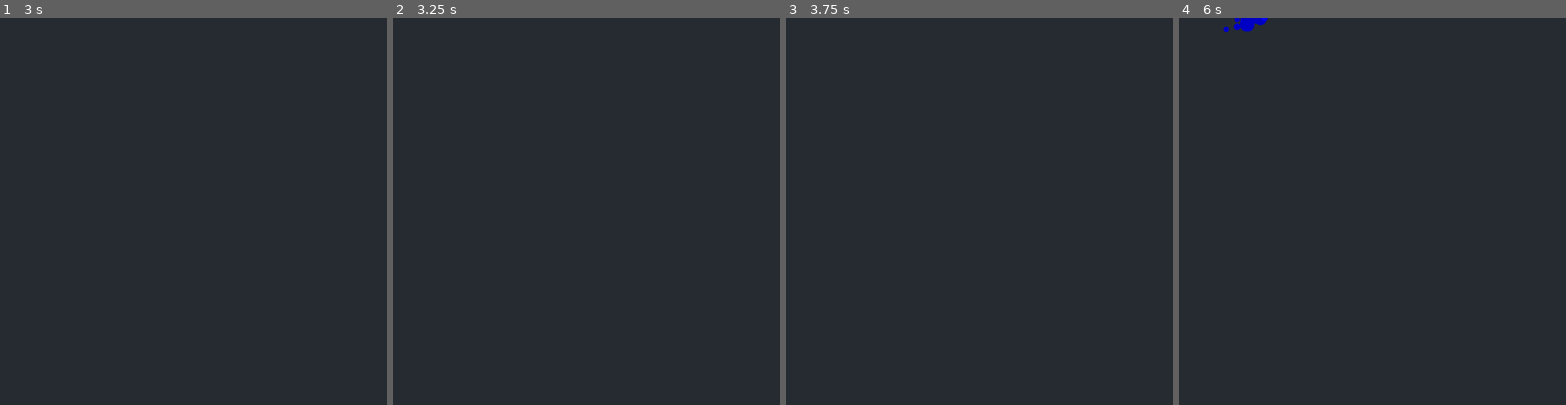
Above: before the commit, frames 1-4 (left to right).
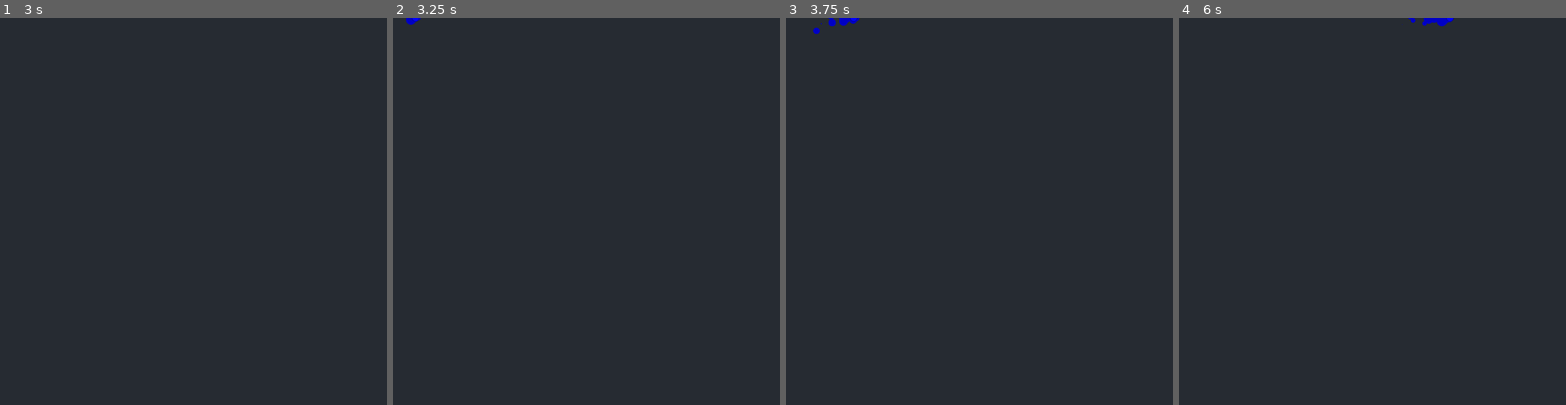
Above: after the commit, the same moments.

Repository: HephaistosForge/BlockyChaos
Game: Godot game, scene res://entities/bullet/bullet_spawner.tscn
Two runs of this game, one before a commit and one after it. Both use one fixed random seed, a clock stepped at 60 frames per second and the inputs below. This scene is started directly instead of the project's main scene.
Inputs (mouse positions are in pixels of both pictures, inside the frame that each line leads up to):
- Up to frame 1 (3 s): tap Enter at 0.5, 2 s; move the mouse to (278, 192) at 0.52 s; hold D (right) 0.53-1.28 s; click (278, 192) at 0.67 s; tap Space at 1.25, 2.75 s; move the mouse to (116, 230) at 1.27 s; hold Escape (back_to_menu) 1.28-2.03 s; move the mouse to (232, 126) at 2.02 s; hold D (right) 2.03-2.78 s; move the mouse to (174, 288) at 2.77 s; hold W (up) from 2.78 s (still down); click (174, 288) at 2.92 s
- Up to frame 2 (3.25 s): keep holding W (up)
- Up to frame 3 (3.75 s): move the mouse to (1095, 269) at 3.52 s; release W (up) at 3.53 s; hold A (left) from 3.53 s (still down)
- Up to frame 4 (6 s): move the mouse to (1256, 153) at 4.27 s; move the mouse to (1391, 211) at 5.02 s; release A (left) at 5.03 s; hold Escape (back_to_menu) 5.03-5.78 s; click (1391, 211) at 5.17 s; move the mouse to (1314, 114) at 5.77 s; hold D (right) from 5.78 s (still down)

Frame 1 is identical in both runs. In frame 2, less than 0.1% of the frame differs, in the area x 3-8%, y 0-2%; in frame 3, 0.1%; in frame 4, 0.4%, in the area x 11-71%, y 0-4%.
Error in both runs: Attempt to call function 'local_player_type' in base 'null instance' on a null instance. (res://entities/bullet/bullet.gd:9)

Commit message:
Make bullets spawn from any direction

Diff:
--- a/entities/bullet/bullet.tscn
+++ b/entities/bullet/bullet.tscn
@@ -41,6 +41,5 @@
 
 [node name="bullet" parent="." instance=ExtResource("3_1fbpg")]
 z_index = -1
-position = Vector2(-4, 0)
 
 [connection signal="body_entered" from="." to="." method="_on_body_entered"]
--- a/entities/bullet/bullet_spawner.gd
+++ b/entities/bullet/bullet_spawner.gd
@@ -5,15 +5,22 @@
 
 @onready var world = get_tree().get_first_node_in_group("world")
 
+var wait_time = 4 + randf() * 4
+
 func _ready():
-	$Timer.wait_time = 4 + randf() * 4
+	$Timer.wait_time = randf_range(0, wait_time)
+	$Timer.start()
+	await $Timer.timeout
+	$Timer.wait_time = wait_time
+	$Timer.start()
 
 func _on_timer_timeout():
 	var bullet = bullet_scene.instantiate()
 	bullet.modulate = Color.RED if type == "red" else Color.BLUE
 	bullet.type = type
 	bullet.position = position
+	bullet.rotation = rotation
 	get_parent().add_child(bullet, true)
 	var tween = bullet.create_tween()
-	tween.tween_property(bullet, "position", $Target.global_position, 5)
+	tween.tween_property(bullet, "position", $Target.global_position, 6)
 	tween.tween_callback(bullet.queue_free)
--- a/entities/bullet/bullet_spawner.tscn
+++ b/entities/bullet/bullet_spawner.tscn
@@ -10,6 +10,6 @@
 autostart = true
 
 [node name="Target" type="Node2D" parent="."]
-position = Vector2(1100, 0)
+position = Vector2(1400, 0)
 
 [connection signal="timeout" from="Timer" to="." method="_on_timer_timeout"]
--- a/particle_effects/bullet/bullet.tres
+++ b/particle_effects/bullet/bullet.tres
@@ -1,7 +1,7 @@
 [gd_resource type="ParticleProcessMaterial" load_steps=3 format=3 uid="uid://dtgj8fteofd0n"]
 
 [sub_resource type="Curve" id="Curve_jch4w"]
-_data = [Vector2(0, 0.227437), 0.0, 0.0, 0, 0, Vector2(0.347201, 0.552347), 0.0, 0.0, 0, 0, Vector2(0.758699, 0.220217), 0.0, 0.0, 0, 0, Vector2(1, 0), 0.0, 0.0, 0, 0]
+_data = [Vector2(0, 0.3), 0.0, 0.0, 0, 0, Vector2(0.347201, 0.552347), 0.0, 0.0, 0, 0, Vector2(0.758699, 0.220217), 0.0, 0.0, 0, 0, Vector2(1, 0), 0.0, 0.0, 0, 0]
 point_count = 4
 
 [sub_resource type="CurveTexture" id="CurveTexture_54d5m"]
@@ -21,8 +21,8 @@
 linear_accel_min = 200.0
 linear_accel_max = 200.0
 radial_accel_max = 200.0
-scale_min = 3.0
-scale_max = 4.0
+scale_min = 2.0
+scale_max = 3.0
 scale_curve = SubResource("CurveTexture_54d5m")
 color = Color(0.694118, 0.47451, 0.772549, 1)
 hue_variation_min = 1.0
--- a/ui/difficulty_dialog/difficulty_button.gd
+++ b/ui/difficulty_dialog/difficulty_button.gd
@@ -15,27 +15,38 @@
 func _on_mouse_entered():
 	if scale != target_scale:
 		var tween = create_tween()
+		self.z_index = 10
 		tween.tween_property(self, "scale", target_scale, .1) \
 			.set_ease(Tween.EASE_OUT).set_trans(Tween.TRANS_CUBIC)
-		tween.parallel().tween_property(self, "modulate", Color(2, 2, 2, 1), .1) \
+		tween.parallel().tween_property(self, "modulate", Color(3, 3, 3, 1), .1) \
+			.set_ease(Tween.EASE_OUT).set_trans(Tween.TRANS_CUBIC)
+		tween.parallel().tween_property($Number, "modulate", Color(1, 1, 1, .3), .1) \
+			.set_ease(Tween.EASE_OUT).set_trans(Tween.TRANS_CUBIC)
+		tween.parallel().tween_property($Description, "modulate", Color(1, 1, 1, 1), .1) \
 			.set_ease(Tween.EASE_OUT).set_trans(Tween.TRANS_CUBIC)
 
 
 func _on_mouse_exited():
 	if scale != initial_scale:
 		var tween = create_tween()
+		self.z_index = 0
 		tween.tween_property(self, "scale", initial_scale, .1) \
 			.set_ease(Tween.EASE_OUT).set_trans(Tween.TRANS_CUBIC)
 		tween.parallel().tween_property(self, "modulate", Color.WHITE, .1) \
 			.set_ease(Tween.EASE_OUT).set_trans(Tween.TRANS_CUBIC)
+		tween.parallel().tween_property($Number, "modulate", Color(1, 1, 1, 1), .1) \
+			.set_ease(Tween.EASE_OUT).set_trans(Tween.TRANS_CUBIC)
+		tween.parallel().tween_property($Description, "modulate", Color(1, 1, 1, 0), .1) \
+			.set_ease(Tween.EASE_OUT).set_trans(Tween.TRANS_CUBIC)
 
-func set_difficulty(difficulty):
-	self.difficulty = difficulty
-	trap_label.text = str(difficulty.traps)
-	bullet_label.text = str(difficulty.bullets)
+func set_difficulty(_difficulty, index):
+	self.difficulty = _difficulty
+	trap_label.text = str(_difficulty.traps)
+	bullet_label.text = str(_difficulty.bullets)
+	$Number.text = str(index)
 
-	var trap_scale = sqrt(difficulty.traps / 10)
-	var bullet_scale = sqrt(difficulty.bullets / 2)
+	var trap_scale = sqrt(_difficulty.traps / 10)
+	var bullet_scale = sqrt(_difficulty.bullets / 2)
 
 	#trap_label.set("theme_override_font_sizes/font_size", 40 * trap_scale)
 	#bullet_label.set("theme_override_font_sizes/font_size", 40 * bullet_scale)
--- a/ui/difficulty_dialog/difficulty_button.tscn
+++ b/ui/difficulty_dialog/difficulty_button.tscn
@@ -1,49 +1,61 @@
-[gd_scene load_steps=4 format=3 uid="uid://dheyw2mpfn25m"]
+[gd_scene load_steps=5 format=3 uid="uid://dheyw2mpfn25m"]
 
+[ext_resource type="Theme" uid="uid://dp58tqgvn7o0e" path="res://world/default_theme.tres" id="1_880s1"]
 [ext_resource type="Script" path="res://ui/difficulty_dialog/difficulty_button.gd" id="1_fd3nu"]
 [ext_resource type="Texture2D" uid="uid://cr18jbgjf2df7" path="res://entities/trap/Sawblade.png" id="1_sfcea"]
 [ext_resource type="Texture2D" uid="uid://byack20pobxh3" path="res://entities/bullet/bullet.png" id="2_knjej"]
 
 [node name="DifficultyButton" type="PanelContainer" node_paths=PackedStringArray("trap_label", "trap_image", "bullet_label", "bullet_image")]
-offset_right = 143.0
-offset_bottom = 162.0
-pivot_offset = Vector2(74, 82)
+custom_minimum_size = Vector2(180, 0)
+offset_right = 180.0
+offset_bottom = 173.0
+pivot_offset = Vector2(96, 89)
 mouse_default_cursor_shape = 2
+theme = ExtResource("1_880s1")
 script = ExtResource("1_fd3nu")
-trap_label = NodePath("VBoxContainer/TrapContainer/MarginContainer/Label")
-trap_image = NodePath("VBoxContainer/TrapContainer/Image")
-bullet_label = NodePath("VBoxContainer/BulletContainer/MarginContainer2/Label")
-bullet_image = NodePath("VBoxContainer/BulletContainer/Image")
+trap_label = NodePath("Description/TrapContainer/MarginContainer/Label")
+trap_image = NodePath("Description/TrapContainer/Image")
+bullet_label = NodePath("Description/BulletContainer/MarginContainer2/Label")
+bullet_image = NodePath("Description/BulletContainer/Image")
 
-[node name="VBoxContainer" type="VBoxContainer" parent="."]
+[node name="Number" type="Label" parent="."]
+layout_mode = 2
+theme_override_font_sizes/font_size = 64
+text = "1"
+horizontal_alignment = 1
+vertical_alignment = 1
+
+[node name="Description" type="VBoxContainer" parent="."]
+modulate = Color(1, 1, 1, 0)
 layout_mode = 2
 mouse_filter = 2
+alignment = 1
 
-[node name="TrapContainer" type="HBoxContainer" parent="VBoxContainer"]
+[node name="TrapContainer" type="HBoxContainer" parent="Description"]
 layout_mode = 2
 theme_override_constants/separation = 0
 
-[node name="Image" type="TextureRect" parent="VBoxContainer/TrapContainer"]
+[node name="Image" type="TextureRect" parent="Description/TrapContainer"]
 modulate = Color(1, 0, 0, 1)
 custom_minimum_size = Vector2(100, 100)
 layout_mode = 2
 texture = ExtResource("1_sfcea")
 expand_mode = 1
 
-[node name="MarginContainer" type="MarginContainer" parent="VBoxContainer/TrapContainer"]
+[node name="MarginContainer" type="MarginContainer" parent="Description/TrapContainer"]
 layout_mode = 2
 theme_override_constants/margin_right = 20
 
-[node name="Label" type="Label" parent="VBoxContainer/TrapContainer/MarginContainer"]
+[node name="Label" type="Label" parent="Description/TrapContainer/MarginContainer"]
 layout_mode = 2
 theme_override_font_sizes/font_size = 40
 text = "8
 "
 
-[node name="BulletContainer" type="HBoxContainer" parent="VBoxContainer"]
+[node name="BulletContainer" type="HBoxContainer" parent="Description"]
 layout_mode = 2
 
-[node name="Image" type="TextureRect" parent="VBoxContainer/BulletContainer"]
+[node name="Image" type="TextureRect" parent="Description/BulletContainer"]
 modulate = Color(1, 0, 0, 1)
 custom_minimum_size = Vector2(32, 32)
 layout_mode = 2
@@ -53,11 +65,11 @@
 expand_mode = 1
 stretch_mode = 5
 
-[node name="MarginContainer2" type="MarginContainer" parent="VBoxContainer/BulletContainer"]
+[node name="MarginContainer2" type="MarginContainer" parent="Description/BulletContainer"]
 layout_mode = 2
 theme_override_constants/margin_right = 20
 
-[node name="Label" type="Label" parent="VBoxContainer/BulletContainer/MarginContainer2"]
+[node name="Label" type="Label" parent="Description/BulletContainer/MarginContainer2"]
 layout_mode = 2
 theme_override_font_sizes/font_size = 40
 text = "1"
--- a/ui/difficulty_dialog/difficulty_dialog.gd
+++ b/ui/difficulty_dialog/difficulty_dialog.gd
@@ -5,10 +5,10 @@
 @onready var main_menu = get_parent().get_node("Menu")
 
 class Difficulty:
-	func _init(traps, bullets, bullets_can_spawn_on_player_row=false):
-		self.traps = traps
-		self.bullets = bullets
-		self.bullets_can_spawn_on_player_row = bullets_can_spawn_on_player_row
+	func _init(_traps, _bullets, _bullets_can_spawn_on_player_row=false):
+		self.traps = _traps
+		self.bullets = _bullets
+		self.bullets_can_spawn_on_player_row = _bullets_can_spawn_on_player_row
 
 	var traps: int
 	var bullets: int
@@ -16,14 +16,18 @@
 
 
 var difficulty_button_scene = preload("res://ui/difficulty_dialog/difficulty_button.tscn")
-@export var difficulty_hbox_container: Node
+
+@export var difficulty_vbox_container: Node
 
 var difficulties = [
 	Difficulty.new(6, 0),
 	Difficulty.new(8, 1),
 	Difficulty.new(10, 2),
 	Difficulty.new(12, 3, true),
-	Difficulty.new(14, 4, true),
+	Difficulty.new(14, 5, true),
+	Difficulty.new(16, 7, true),
+	Difficulty.new(20, 10, true),
+	Difficulty.new(10, 20, true),
 ]
 
 func _difficulty_clicked(difficulty):
@@ -32,12 +36,16 @@
 
 
 func _ready():
-	if difficulty_hbox_container != null:
-		for difficulty in difficulties:
-			var difficulty_button = difficulty_button_scene.instantiate()
-			difficulty_button.set_difficulty(difficulty)
-			difficulty_hbox_container.add_child(difficulty_button)
-			difficulty_button.connect("difficulty_clicked", _difficulty_clicked)
+	var difficulty_hbox_container
+	for i in difficulties.size():
+		if i % 4 == 0:
+			difficulty_hbox_container = HBoxContainer.new()
+			difficulty_vbox_container.add_child(difficulty_hbox_container)
+		var difficulty = difficulties[i]
+		var difficulty_button = difficulty_button_scene.instantiate()
+		difficulty_button.set_difficulty(difficulty, i+1)
+		difficulty_hbox_container.add_child(difficulty_button)
+		difficulty_button.connect("difficulty_clicked", _difficulty_clicked)
 
 func _on_back_button_pressed() -> void:
 	main_menu.visible = true
--- a/ui/difficulty_dialog/difficulty_dialog.tscn
+++ b/ui/difficulty_dialog/difficulty_dialog.tscn
@@ -6,7 +6,7 @@
 [sub_resource type="StyleBoxFlat" id="StyleBoxFlat_5n02x"]
 bg_color = Color(0.121569, 0.121569, 0.121569, 1)
 
-[node name="DifficultyDialog" type="PanelContainer" node_paths=PackedStringArray("difficulty_hbox_container")]
+[node name="DifficultyDialog" type="PanelContainer" node_paths=PackedStringArray("difficulty_vbox_container")]
 anchors_preset = 8
 anchor_left = 0.5
 anchor_top = 0.5
@@ -19,7 +19,7 @@
 theme = ExtResource("1_adwmd")
 theme_override_styles/panel = SubResource("StyleBoxFlat_5n02x")
 script = ExtResource("2_lf0i5")
-difficulty_hbox_container = NodePath("MarginContainer/HBoxContainer/VBoxContainer/DifficultyContainer")
+difficulty_vbox_container = NodePath("MarginContainer/HBoxContainer/VBoxContainer")
 
 [node name="MarginContainer" type="MarginContainer" parent="."]
 layout_mode = 2
@@ -31,6 +31,7 @@
 [node name="HBoxContainer" type="HBoxContainer" parent="MarginContainer"]
 layout_mode = 2
 theme_override_constants/separation = 20
+alignment = 1
 
 [node name="Button" type="Button" parent="MarginContainer/HBoxContainer"]
 visible = false
@@ -49,7 +50,4 @@
 theme_override_font_sizes/font_size = 60
 text = "Choose Difficulty"
 
-[node name="DifficultyContainer" type="HBoxContainer" parent="MarginContainer/HBoxContainer/VBoxContainer"]
-layout_mode = 2
-
 [connection signal="pressed" from="MarginContainer/HBoxContainer/Button" to="." method="_on_back_button_pressed"]
--- a/world/world.gd
+++ b/world/world.gd
@@ -20,6 +20,21 @@
 
 var local_player
 
+var possible_bullet_spawner_locations = []
+
+func _ready():
+	calculate_possible_bullet_spawner_locations()
+
+func calculate_possible_bullet_spawner_locations():
+	for y in range(1, map_size.y-2):
+		possible_bullet_spawner_locations.append([Vector2(-1, y), 0])
+		possible_bullet_spawner_locations.append([Vector2(map_size.x, y), PI])
+	for x in range(1, map_size.x-2):
+		possible_bullet_spawner_locations.append([Vector2(x, -1), PI/2])
+		possible_bullet_spawner_locations.append([Vector2(x, map_size.y), PI+PI/2])
+
+func random_choice(arr):
+	return arr[randi() % arr.size()]
 
 func add_temp_trap(at_tile: Vector2, type: String):
 	var trap = trap_scene.instantiate()
@@ -67,9 +82,10 @@
 func add_random_bullet_spawner(type: String):
 	var bullet_spawner = bullet_spawner_scene.instantiate()
 	# trap = $Spawner.spawn(trap_scene)
-	var at_tile = Vector2(-1, randi_range(1, map_size.y-2))
-	var at_pos = tile_to_world_coord(at_tile)
+	var at_tile_and_rotation = random_choice(possible_bullet_spawner_locations)
+	var at_pos = tile_to_world_coord(at_tile_and_rotation[0])
 	bullet_spawner.position = at_pos
+	bullet_spawner.rotation = at_tile_and_rotation[1]
 	# trap.modulate = Color.RED if type == "red" else Color.BLUE
 	# trap.visible = local_player == "red"
 	bullet_spawner.type = type
@@ -80,8 +96,8 @@
 	for i in count:
 		add_random_bullet_spawner(type)
 
-func _set_difficulty(difficulty):
-	self.difficulty = difficulty
+func _set_difficulty(_difficulty):
+	self.difficulty = _difficulty
 
 
 	for node in get_tree().get_nodes_in_group("trap"):
